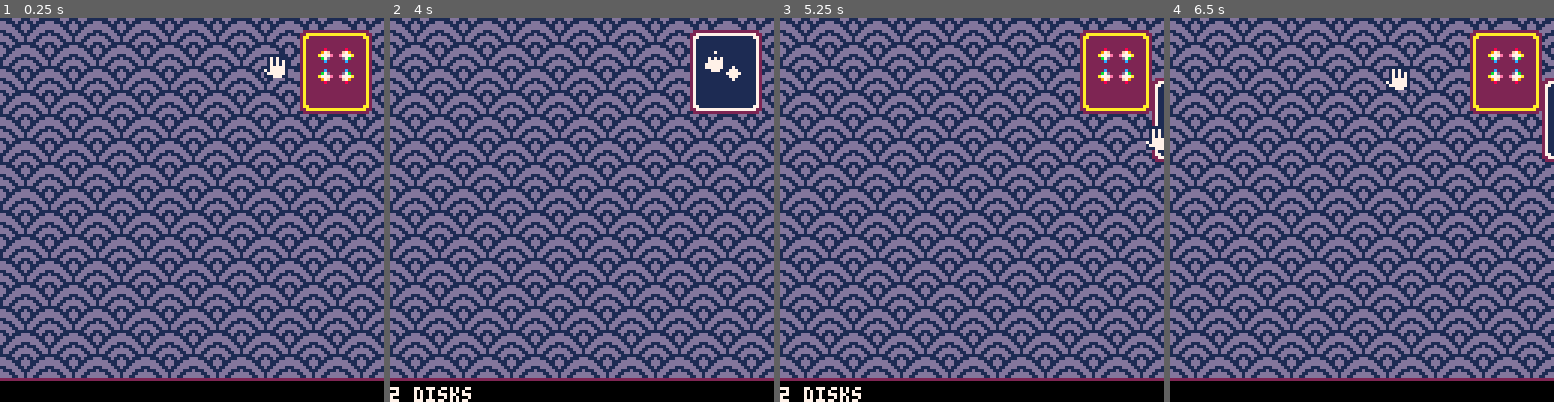
Above: before the commit, frames 1-4 (left to right).
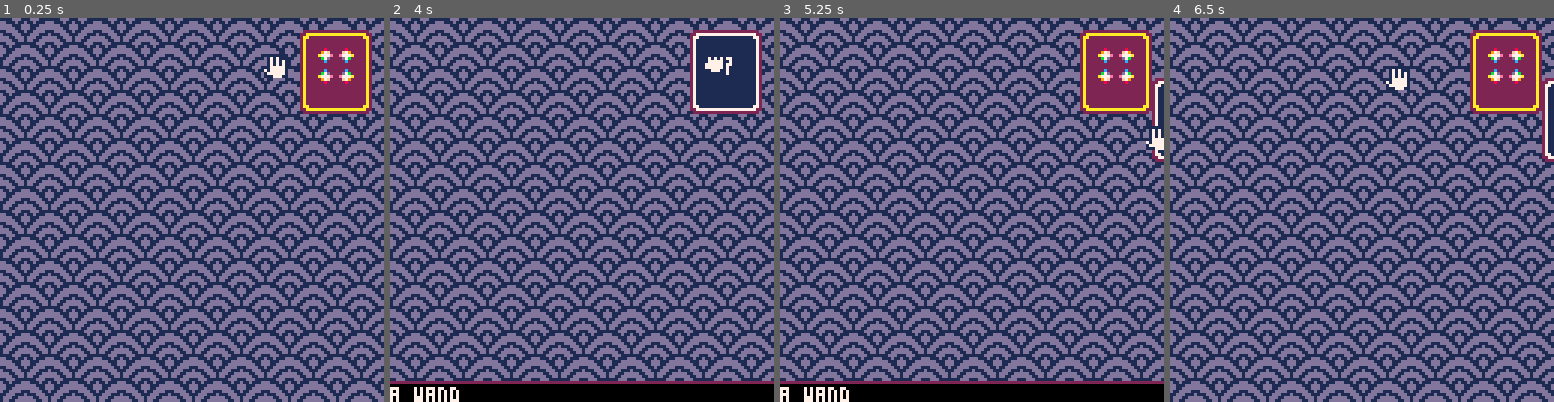
Above: after the commit, the same moments.

Repository: alxgnon/pico-8
Game: PICO-8 cartridge tarot.p8
The game is run twice, just before and just after one commit, with the same random seed, the same clock (stepped at 60 frames per second) and the same inputs.
Inputs:
- Up to frame 1 (0.25 s): no input
- Up to frame 2 (4 s): tap O (Z key) at 0.33, 0.7, 1.43, 2.22, 3.1, 3.98 s; tap X (X key) at 1.07, 2.07, 2.4, 2.73, 3.07, 3.4, 3.73 s; hold Left 1.97-2.37 s; hold Down 2.42-2.82 s; hold Right 2.87-3.53 s; hold Up from 3.58 s (still down)
- Up to frame 3 (5.25 s): tap X (X key) every 0.33 s from 4.07 to 5.07 s; release Up at 4.08 s; hold Right 4.13-4.53 s; hold Down 4.58-5.08 s; tap O (Z key) at 4.87 s; hold Left from 5.13 s (still down)
- Up to frame 4 (6.5 s): tap X (X key) every 0.33 s from 5.4 to 6.4 s; tap O (Z key) at 5.75 s; release Left at 5.8 s; hold Up 5.85-6.18 s; hold Left from 6.23 s (still down)

The runs differ from the first frame. In frame 1, 6.2% of the frame differs, in the area x 0-100%, y 93-100%; in frame 2, 1.9%; in frame 3, 1.8%; in frame 4, 6.2%.

Commit message:
tarot refactor

Diff:
--- a/tarot.p8
+++ b/tarot.p8
@@ -1,61 +1,119 @@
 pico-8 cartridge // http://www.pico-8.com
 version 14
 __lua__
-defs={}
-defs[017]="the fool"
-defs[004]="a disk"
-defs[006]="2 disks"
-defs[008]="3 disks"
-defs[010]="4 disks"
-defs[012]="5 disks"
-defs[014]="6 disks"
-defs[068]="a sword"
-defs[070]="2 swords"
-defs[072]="3 swords"
-defs[074]="4 swords"
-defs[076]="5 swords"
-defs[078]="6 swords"
-defs[132]="a cup of love"
-defs[134]="two cups of union"
-defs[136]="three cups of sharing"
-defs[138]="four cups of choice"
-defs[140]="five cups of regret"
-defs[142]="six cups of pleasure"
-defs[196]="a wand"
-defs[198]="2 wands"
-defs[200]="3 wands"
-defs[202]="4 wands"
-defs[204]="5 wands"
-defs[206]="6 wands"
-
+cards={
+{017,"the fool"},
+{004,"a disk"},
+{006,"two disks"},
+{008,"three disks"},
+{010,"four disks"},
+{012,"five disks"},
+{014,"six disks"},
+{068,"a sword"},
+{070,"two swords"},
+{072,"three swords"},
+{074,"four swords"},
+{076,"five swords"},
+{078,"six swords"},
+{132,"a cup of love"},
+{134,"two cups of union"},
+{136,"three cups of sharing"},
+{138,"four cups of choice"},
+{140,"five cups of regret"},
+{142,"six cups of pleasure"},
+{196,"a wand"},
+{198,"two wands"},
+{200,"three wands"},
+{202,"four wands"},
+{204,"five wands"},
+{206,"six wands"},
+}
+-->8
+function new_card(sprite, name)
+	local card = {
+		sprite = sprite,
+		name = name,
+		x = 96, y = 0,
+		faceup = false,
+	}
+
+	function card:flip()
+		self.faceup = not self.faceup
+	end
+
+	function card:hover()
+	 return
+	 		hand.x > card.x and
+ 			hand.x < card.x + 26 and
+ 			hand.y > card.y and
+ 			hand.y < card.y + 28
+	end
+
+	function card:draw()
+ 	local x,y = self.x,self.y
+
+ 	if self.faceup then
+ 		spr(0,x,y,4,1)
+  	spr(16,x,y+8,1,3)
+  	spr(19,x+24,y+8,1,3)
+  	spr(48,x,y+24,4,1)
+ 		spr(self.sprite,x+8,y+8,2,2)
+ 	else
+ 		spr(64,x,y,4,4)
+ 	end
+	end
+
+	return card
+end
+-->8
 deck = {}
 
-open = 192
-closed = 193
-
+for c in all(cards) do
+	local card = new_card(c[1], c[2])
+	add(deck, card)
+end
+
+function deck:shuffle()
+	local limbo = {}
+	for card in all(self) do
+		del(self, card)
+		add(limbo, card)
+	end
+
+	while #limbo > 0 do
+		local i = rnd(#limbo)
+ 	local card = limbo[flr(i+1)]
+ 	del(limbo, card)
+ 	add(self, card)
+	end
+end
+
+function deck:top()
+	for i=#self,1,-1 do
+		local card = self[i]
+
+		if card:hover() then
+			return card
+		end
+	end
+end
+-->8
 hand = {
-	x = 88,
-	y = 12,
+	x = 88, y = 12,
 	card = nil,
+	open = 128,
+	closed = 129,
 }
 
-limbo = {}
-for i,_ in pairs(defs) do
-	add(limbo, i)
-end
-
-while #limbo > 0 do
-	local s = limbo[flr(rnd(#limbo)+1)]
-	del(limbo, s)
-
-	add(deck, {
-		s = s,
-		def = defs[s],
-		x = 96, y = 0,
-		f = false,
-	})
-end
-
+function hand:draw()
+	if self.card then
+		self.card:draw()
+		spr(self.closed,self.x,self.y)
+	else
+		spr(self.open,self.x,self.y)
+	end
+end
+-->8
 function _update()
 	local dx,dy = 0,0
 	if (btn"0") dx -= 2
@@ -79,17 +137,10 @@
 			add(deck, hand.card)
 			hand.card = nil
 		else
-			for i=#deck,1,-1 do
-				local card = deck[i]
-
-				if hand.x > card.x and
-						hand.x < card.x + 26 and
-						hand.y > card.y and
-						hand.y < card.y + 28 then
-					del(deck, card)
-					hand.card = card
-					break
-				end
+			local top = deck:top()
+			if top then
+				del(deck, top)
+				hand.card = top
 			end
 		end
 	else
@@ -101,18 +152,11 @@
 		hold5 = true
 
 		if hand.card then
-			hand.card.f = not hand.card.f
+			hand.card:flip()
 		else
-			for i=#deck,1,-1 do
-				local card = deck[i]
-
-				if hand.x > card.x and
-						hand.x < card.x + 26 and
-						hand.y > card.y and
-						hand.y < card.y + 28 then
-					card.f = not card.f
-					break
-				end
+			local top = deck:top()
+			if top then
+				top:flip()
 			end
 		end
 	else
@@ -120,51 +164,39 @@
 	end
 end
 
-function draw_card(card)
-	local x,y = card.x,card.y
-
-	if card.f then
-		spr(0,  x, y, 4, 1)
- 	spr(16, x, y+8, 1, 3)
- 	spr(19, x+24, y+8, 1, 3)
- 	spr(48, x, y+24, 4, 1)
-		spr(card.s, x+8, y+8, 2, 2)
-	else
-		spr(128, x, y, 4, 4)
-	end
+function _init()
+	deck:shuffle()
+end
+
+function get_tip()
+	if hand.card and hand.card.faceup then
+	 return hand.card.name
+	end
+
+	local top = deck:top()
+	if top and top.faceup then
+		return top.name
+	end
+end
+
+function draw_tip(tip)
+	rectfill(0,122,128,128,0)
+	rect(0,121,128,121,2)
+	print(tip,0,123,7)
 end
 
 function _draw()
 	cls(0)
 	map(0,0,0,0,16,16)
 
-		if hand.card and hand.card.f then
-	 print(hand.card.def, 0, 123, 7)
-	else
- 	for i=#deck,1,-1 do
- 		local card = deck[i]
-
- 		if card.f and
- 				hand.x > card.x and
- 				hand.x < card.x + 26 and
- 				hand.y > card.y and
- 				hand.y < card.y + 28 then
- 			print(card.def, 0, 123, 7)
- 			break
- 		end
- 	end
-	end
-
 	for card in all(deck) do
-		draw_card(card)
-	end
-
-	if hand.card then
-		draw_card(hand.card)
-		spr(closed, hand.x, hand.y)
-	else
-		spr(open, hand.x, hand.y)
-	end
+		card:draw()
+	end
+
+	hand:draw()
+
+	local tip = get_tip()
+	if (tip) draw_tip(tip)
 end
 
 
@@ -300,165 +332,165 @@
 0000000000000000000000000000000000000000000000000000000000000000000000000000000000000000000000000000000000000000000000000000000000000000000000000000000000000000000000000000000000000000000000000000000000000000000000000000000000000000000000000000000000000000
 0000000000000000000000000000000000000000000000000000000000000000000000000000000000000000000000000000000000000000000000000000000000000000000000000000000000000000000000000000000000000000000000000000000000000000000000000000000000000000000000000000000000000000
 __map__
-4041424340414243404142434041424300000000000000000000000000000000000000000000000000000000000000000000000000000000000000000000000000000000000000000000000000000000000000000000000000000000000000000000000000000000000000000000000000000000000000000000000000000000
-5051525350515253505152535051525300000000000000000000000000000000000000000000000000000000000000000000000000000000000000000000000000000000000000000000000000000000000000000000000000000000000000000000000000000000000000000000000000000000000000000000000000000000
-6061626360616263606162636061626300000000000000000000000000000000000000000000000000000000000000000000000000000000000000000000000000000000000000000000000000000000000000000000000000000000000000000000000000000000000000000000000000000000000000000000000000000000
-7071727370717273707172737071727300000000000000000000000000000000000000000000000000000000000000000000000000000000000000000000000000000000000000000000000000000000000000000000000000000000000000000000000000000000000000000000000000000000000000000000000000000000
-4041424340414243404142434041424300000000000000000000000000000000000000000000000000000000000000000000000000000000000000000000000000000000000000000000000000000000000000000000000000000000000000000000000000000000000000000000000000000000000000000000000000000000
-5051525350515253505152535051525300000000000000000000000000000000000000000000000000000000000000000000000000000000000000000000000000000000000000000000000000000000000000000000000000000000000000000000000000000000000000000000000000000000000000000000000000000000
-6061626360616263606162636061626300000000000000000000000000000000000000000000000000000000000000000000000000000000000000000000000000000000000000000000000000000000000000000000000000000000000000000000000000000000000000000000000000000000000000000000000000000000
-7071727370717273707172737071727300000000000000000000000000000000000000000000000000000000000000000000000000000000000000000000000000000000000000000000000000000000000000000000000000000000000000000000000000000000000000000000000000000000000000000000000000000000
-4041424340414243404142434041424300000000000000000000000000000000000000000000000000000000000000000000000000000000000000000000000000000000000000000000000000000000000000000000000000000000000000000000000000000000000000000000000000000000000000000000000000000000
-5051525350515253505152535051525300000000000000000000000000000000000000000000000000000000000000000000000000000000000000000000000000000000000000000000000000000000000000000000000000000000000000000000000000000000000000000000000000000000000000000000000000000000
-6061626360616263606162636061626300000000000000000000000000000000000000000000000000000000000000000000000000000000000000000000000000000000000000000000000000000000000000000000000000000000000000000000000000000000000000000000000000000000000000000000000000000000
-7071727370717273707172737071727300000000000000000000000000000000000000000000000000000000000000000000000000000000000000000000000000000000000000000000000000000000000000000000000000000000000000000000000000000000000000000000000000000000000000000000000000000000
-4041424340414243404142434041424300000000000000000000000000000000000000000000000000000000000000000000000000000000000000000000000000000000000000000000000000000000000000000000000000000000000000000000000000000000000000000000000000000000000000000000000000000000
-5051525350515253505152535051525300000000000000000000000000000000000000000000000000000000000000000000000000000000000000000000000000000000000000000000000000000000000000000000000000000000000000000000000000000000000000000000000000000000000000000000000000000000
-6061626360616263606162636061626300000000000000000000000000000000000000000000000000000000000000000000000000000000000000000000000000000000000000000000000000000000000000000000000000000000000000000000000000000000000000000000000000000000000000000000000000000000
-e0e0e0e0e0e0e0e0e0e0e0e0e0e0e0e000000000000000000000000000000000000000000000000000000000000000000000000000000000000000000000000000000000000000000000000000000000000000000000000000000000000000000000000000000000000000000000000000000000000000000000000000000000
-0000000000000000000000000000000000000000000000000000000000000000000000000000000000000000000000000000000000000000000000000000000000000000000000000000000000000000000000000000000000000000000000000000000000000000000000000000000000000000000000000000000000000000
-0000000000000000000000000000000000000000000000000000000000000000000000000000000000000000000000000000000000000000000000000000000000000000000000000000000000000000000000000000000000000000000000000000000000000000000000000000000000000000000000000000000000000000
-0000000000000000000000000000000000000000000000000000000000000000000000000000000000000000000000000000000000000000000000000000000000000000000000000000000000000000000000000000000000000000000000000000000000000000000000000000000000000000000000000000000000000000
-0000000000000000000000000000000000000000000000000000000000000000000000000000000000000000000000000000000000000000000000000000000000000000000000000000000000000000000000000000000000000000000000000000000000000000000000000000000000000000000000000000000000000000
-0000000000000000000000000000000000000000000000000000000000000000000000000000000000000000000000000000000000000000000000000000000000000000000000000000000000000000000000000000000000000000000000000000000000000000000000000000000000000000000000000000000000000000
-0000000000000000000000000000000000000000000000000000000000000000000000000000000000000000000000000000000000000000000000000000000000000000000000000000000000000000000000000000000000000000000000000000000000000000000000000000000000000000000000000000000000000000
-0000000000000000000000000000000000000000000000000000000000000000000000000000000000000000000000000000000000000000000000000000000000000000000000000000000000000000000000000000000000000000000000000000000000000000000000000000000000000000000000000000000000000000
-0000000000000000000000000000000000000000000000000000000000000000000000000000000000000000000000000000000000000000000000000000000000000000000000000000000000000000000000000000000000000000000000000000000000000000000000000000000000000000000000000000000000000000
-0000000000000000000000000000000000000000000000000000000000000000000000000000000000000000000000000000000000000000000000000000000000000000000000000000000000000000000000000000000000000000000000000000000000000000000000000000000000000000000000000000000000000000
-0000000000000000000000000000000000000000000000000000000000000000000000000000000000000000000000000000000000000000000000000000000000000000000000000000000000000000000000000000000000000000000000000000000000000000000000000000000000000000000000000000000000000000
-0000000000000000000000000000000000000000000000000000000000000000000000000000000000000000000000000000000000000000000000000000000000000000000000000000000000000000000000000000000000000000000000000000000000000000000000000000000000000000000000000000000000000000
-0000000000000000000000000000000000000000000000000000000000000000000000000000000000000000000000000000000000000000000000000000000000000000000000000000000000000000000000000000000000000000000000000000000000000000000000000000000000000000000000000000000000000000
-0000000000000000000000000000000000000000000000000000000000000000000000000000000000000000000000000000000000000000000000000000000000000000000000000000000000000000000000000000000000000000000000000000000000000000000000000000000000000000000000000000000000000000
-0000000000000000000000000000000000000000000000000000000000000000000000000000000000000000000000000000000000000000000000000000000000000000000000000000000000000000000000000000000000000000000000000000000000000000000000000000000000000000000000000000000000000000
-0000000000000000000000000000000000000000000000000000000000000000000000000000000000000000000000000000000000000000000000000000000000000000000000000000000000000000000000000000000000000000000000000000000000000000000000000000000000000000000000000000000000000000
-0000000000000000000000000000000000000000000000000000000000000000000000000000000000000000000000000000000000000000000000000000000000000000000000000000000000000000000000000000000000000000000000000000000000000000000000000000000000000000000000000000000000000000
-…(130 lines of a section not shown)…
+8283828382838283828382838283828300000000000000000000000000000000000000000000000000000000000000000000000000000000000000000000000000000000000000000000000000000000000000000000000000000000000000000000000000000000000000000000000000000000000000000000000000000000
+9293929392939293929392939293929300000000000000000000000000000000000000000000000000000000000000000000000000000000000000000000000000000000000000000000000000000000000000000000000000000000000000000000000000000000000000000000000000000000000000000000000000000000
+8283828382838283828382838283828300000000000000000000000000000000000000000000000000000000000000000000000000000000000000000000000000000000000000000000000000000000000000000000000000000000000000000000000000000000000000000000000000000000000000000000000000000000
+9293929392939293929392939293929300000000000000000000000000000000000000000000000000000000000000000000000000000000000000000000000000000000000000000000000000000000000000000000000000000000000000000000000000000000000000000000000000000000000000000000000000000000
+8283828382838283828382838283828300000000000000000000000000000000000000000000000000000000000000000000000000000000000000000000000000000000000000000000000000000000000000000000000000000000000000000000000000000000000000000000000000000000000000000000000000000000
+9293929392939293929392939293929300000000000000000000000000000000000000000000000000000000000000000000000000000000000000000000000000000000000000000000000000000000000000000000000000000000000000000000000000000000000000000000000000000000000000000000000000000000
+8283828382838283828382838283828300000000000000000000000000000000000000000000000000000000000000000000000000000000000000000000000000000000000000000000000000000000000000000000000000000000000000000000000000000000000000000000000000000000000000000000000000000000
+9293929392939293929392939293929300000000000000000000000000000000000000000000000000000000000000000000000000000000000000000000000000000000000000000000000000000000000000000000000000000000000000000000000000000000000000000000000000000000000000000000000000000000
+8283828382838283828382838283828300000000000000000000000000000000000000000000000000000000000000000000000000000000000000000000000000000000000000000000000000000000000000000000000000000000000000000000000000000000000000000000000000000000000000000000000000000000
+9293929392939293929392939293929300000000000000000000000000000000000000000000000000000000000000000000000000000000000000000000000000000000000000000000000000000000000000000000000000000000000000000000000000000000000000000000000000000000000000000000000000000000
+8283828382838283828382838283828300000000000000000000000000000000000000000000000000000000000000000000000000000000000000000000000000000000000000000000000000000000000000000000000000000000000000000000000000000000000000000000000000000000000000000000000000000000
+9293929392939293929392939293929300000000000000000000000000000000000000000000000000000000000000000000000000000000000000000000000000000000000000000000000000000000000000000000000000000000000000000000000000000000000000000000000000000000000000000000000000000000
+8283828382838283828382838283828300000000000000000000000000000000000000000000000000000000000000000000000000000000000000000000000000000000000000000000000000000000000000000000000000000000000000000000000000000000000000000000000000000000000000000000000000000000
+9293929392939293929392939293929300000000000000000000000000000000000000000000000000000000000000000000000000000000000000000000000000000000000000000000000000000000000000000000000000000000000000000000000000000000000000000000000000000000000000000000000000000000
+8283828382838283828382838283828300000000000000000000000000000000000000000000000000000000000000000000000000000000000000000000000000000000000000000000000000000000000000000000000000000000000000000000000000000000000000000000000000000000000000000000000000000000
+9293929392939293929392939293929300000000000000000000000000000000000000000000000000000000000000000000000000000000000000000000000000000000000000000000000000000000000000000000000000000000000000000000000000000000000000000000000000000000000000000000000000000000
+0000000000000000000000000000000000000000000000000000000000000000000000000000000000000000000000000000000000000000000000000000000000000000000000000000000000000000000000000000000000000000000000000000000000000000000000000000000000000000000000000000000000000000
+0000000000000000000000000000000000000000000000000000000000000000000000000000000000000000000000000000000000000000000000000000000000000000000000000000000000000000000000000000000000000000000000000000000000000000000000000000000000000000000000000000000000000000
+0000000000000000000000000000000000000000000000000000000000000000000000000000000000000000000000000000000000000000000000000000000000000000000000000000000000000000000000000000000000000000000000000000000000000000000000000000000000000000000000000000000000000000
+0000000000000000000000000000000000000000000000000000000000000000000000000000000000000000000000000000000000000000000000000000000000000000000000000000000000000000000000000000000000000000000000000000000000000000000000000000000000000000000000000000000000000000
+0000000000000000000000000000000000000000000000000000000000000000000000000000000000000000000000000000000000000000000000000000000000000000000000000000000000000000000000000000000000000000000000000000000000000000000000000000000000000000000000000000000000000000
+0000000000000000000000000000000000000000000000000000000000000000000000000000000000000000000000000000000000000000000000000000000000000000000000000000000000000000000000000000000000000000000000000000000000000000000000000000000000000000000000000000000000000000
+0000000000000000000000000000000000000000000000000000000000000000000000000000000000000000000000000000000000000000000000000000000000000000000000000000000000000000000000000000000000000000000000000000000000000000000000000000000000000000000000000000000000000000
+0000000000000000000000000000000000000000000000000000000000000000000000000000000000000000000000000000000000000000000000000000000000000000000000000000000000000000000000000000000000000000000000000000000000000000000000000000000000000000000000000000000000000000
+0000000000000000000000000000000000000000000000000000000000000000000000000000000000000000000000000000000000000000000000000000000000000000000000000000000000000000000000000000000000000000000000000000000000000000000000000000000000000000000000000000000000000000
+0000000000000000000000000000000000000000000000000000000000000000000000000000000000000000000000000000000000000000000000000000000000000000000000000000000000000000000000000000000000000000000000000000000000000000000000000000000000000000000000000000000000000000
+0000000000000000000000000000000000000000000000000000000000000000000000000000000000000000000000000000000000000000000000000000000000000000000000000000000000000000000000000000000000000000000000000000000000000000000000000000000000000000000000000000000000000000
+0000000000000000000000000000000000000000000000000000000000000000000000000000000000000000000000000000000000000000000000000000000000000000000000000000000000000000000000000000000000000000000000000000000000000000000000000000000000000000000000000000000000000000
+0000000000000000000000000000000000000000000000000000000000000000000000000000000000000000000000000000000000000000000000000000000000000000000000000000000000000000000000000000000000000000000000000000000000000000000000000000000000000000000000000000000000000000
+0000000000000000000000000000000000000000000000000000000000000000000000000000000000000000000000000000000000000000000000000000000000000000000000000000000000000000000000000000000000000000000000000000000000000000000000000000000000000000000000000000000000000000
+0000000000000000000000000000000000000000000000000000000000000000000000000000000000000000000000000000000000000000000000000000000000000000000000000000000000000000000000000000000000000000000000000000000000000000000000000000000000000000000000000000000000000000
+0000000000000000000000000000000000000000000000000000000000000000000000000000000000000000000000000000000000000000000000000000000000000000000000000000000000000000000000000000000000000000000000000000000000000000000000000000000000000000000000000000000000000000
+…(130 lines of a section not shown)…
Not shown, changed: 73 lines of the sprite sheet (__gfx__) section of tarot.p8
